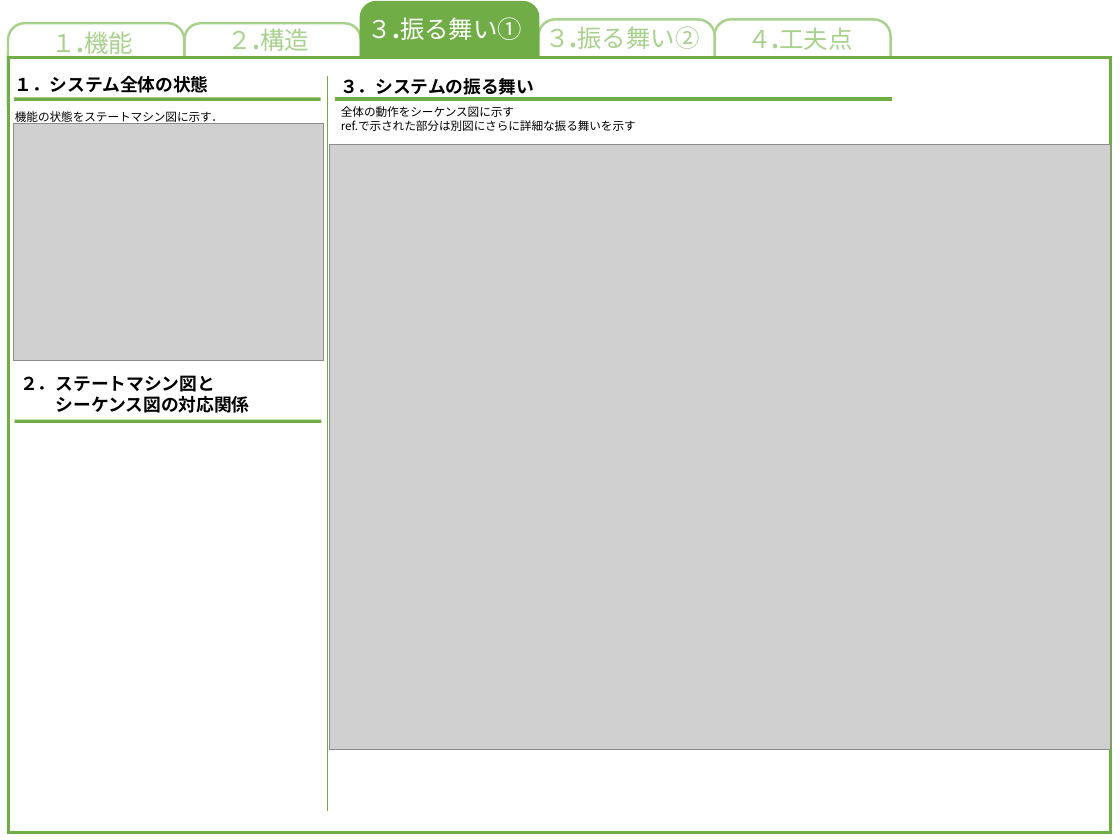
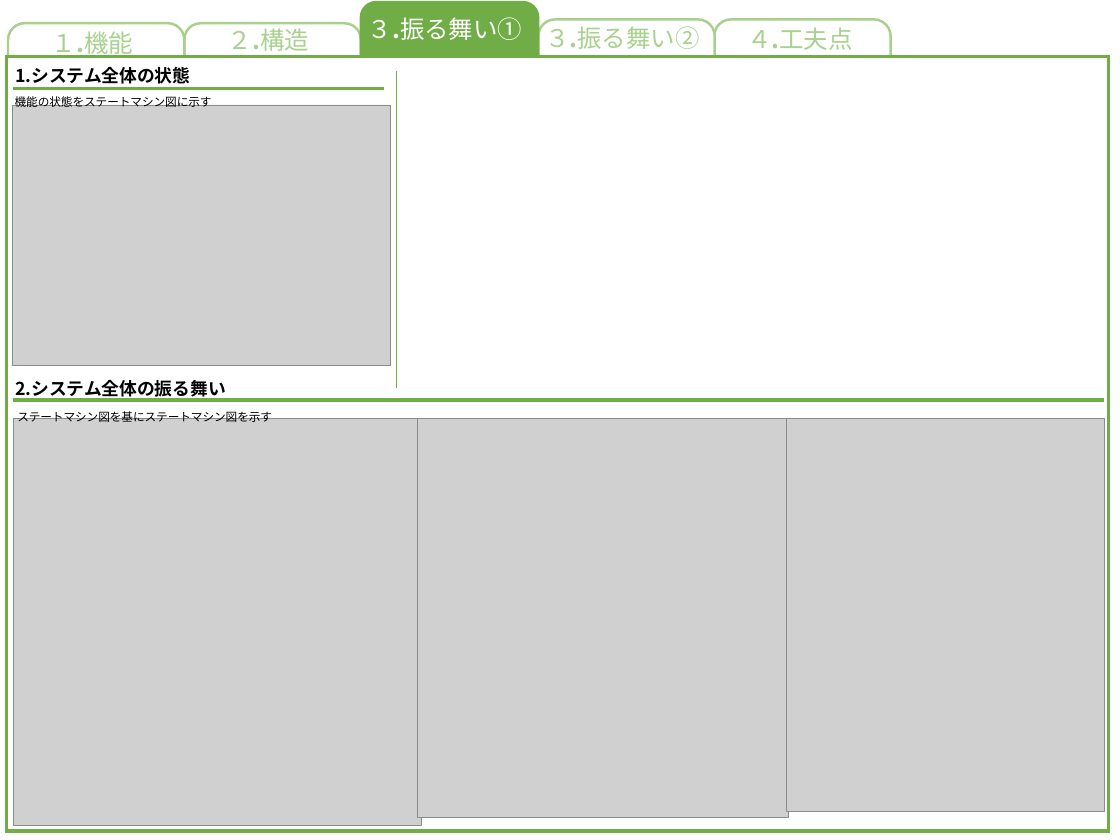
Before and after one commit to akita-lab-2019/model, a slide deck: slide 1 of PowerPoint/振る舞いモデル.pptx. Drawn at 1120x840 pixels with LibreOffice and Linux fonts; fonts in the diff are those of the drawing; grey boxes stand for pictures. Boxes give left, top, right and bottom in pixels: in the first picture for what was removed or moved away, otherwise in the second. Text is boxed around its words. In the diff, an @@ line names an element or a change of style, - is before the commit and + after.

Commit message:
振る舞い

```diff
--- a/PowerPoint/振る舞いモデル.pptx
+++ b/PowerPoint/振る舞いモデル.pptx
@@ line moved from (14, 99) - (321, 99) to (14, 89) - (384, 89) @@
@@ text at (15,67,190,88): text changed @@
-１．システム全体の状態
+1.システム全体の状態
@@ line removed from (327, 76) to (327, 810) @@
@@ line added from (396, 70) to (396, 388), #70AD47 0.5 pt @@
@@ picture: place and size @@
-picture at (13,124,323,361)
+picture at (13,105,390,365)
@@ text at (15,94,212,107): text changed @@
-機能の状態をステートマシン図に示す．
+機能の状態をステートマシン図に示す
@@ line removed from (334, 99) to (891, 99) @@
@@ text removed at (341,106,636,131) @@
-全体の動作をシーケンス図に示す
-ref.で示された部分は別図にさらに詳細な振る舞いを示す
@@ picture removed at (330,145,1110,750) @@
@@ text at (15,380,226,401): text changed @@
-３．システムの振る舞い
+2.システム全体の振る舞い
@@ line added from (13, 400) to (1104, 400), #70AD47 3 pt @@
@@ picture added at (14,418,422,825) @@
@@ text at (17,409,272,422): text changed; size 16 to 10.5 pt; bold off @@
-２．ステートマシン図と
-シーケンス図の対応関係
+ステートマシン図を基にステートマシン図を示す
@@ picture added at (417,418,788,818) @@
@@ picture added at (786,418,1104,811) @@
@@ line removed from (14, 422) to (322, 422) @@
```
Also in this commit, not shown: 1 other slide changed, 22 other files.
